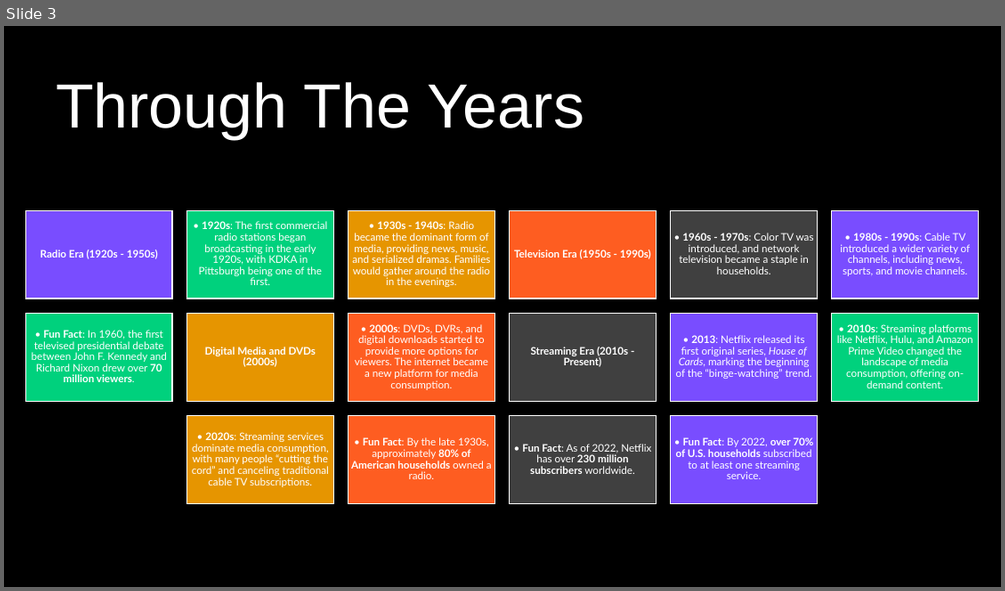
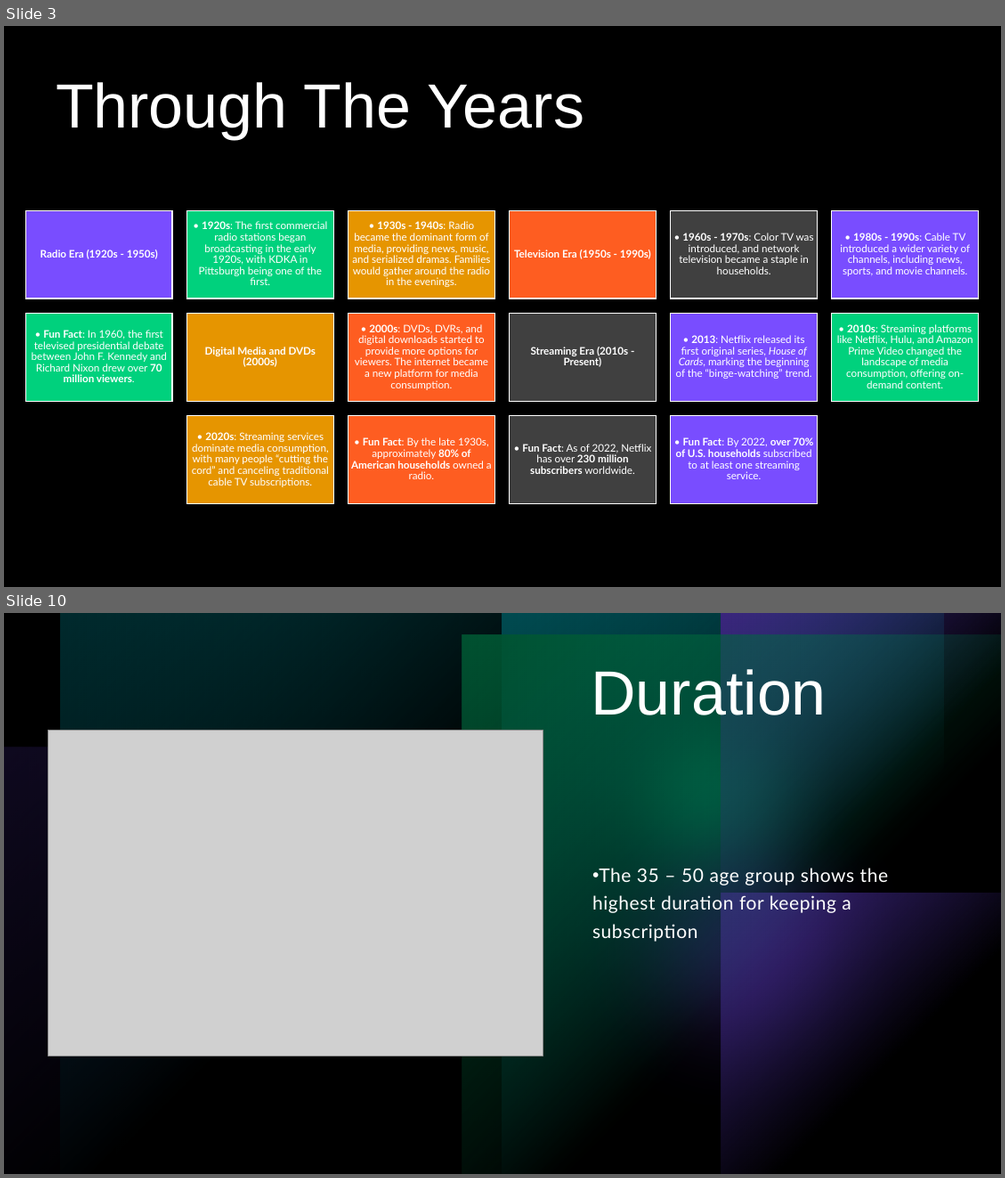
Before and after one commit to lanahuyen/media_tv, a slide deck: Presentation1.pptx. Shown one above the other, each under a label of ours: slide 3 before the commit, slides 3 and 10 after it; the slides between them are not shown. The pictures are 1005x591 and 1005x1178 pixels, drawn with LibreOffice and Linux fonts; fonts in the diff are those of the drawing; grey boxes stand for pictures. Boxes give left, top, right and bottom in pixels: in the first picture for what was removed or moved away, otherwise in the second. Text is boxed around its words. In the diff, an @@ line names an element or a change of style, - is before the commit and + after.

```diff
--- a/Presentation1.pptx
+++ b/Presentation1.pptx
@@ slide 10 added at bbox=[4, 613, 1001, 1174], background #000000; not listed: 5 template elements that a slide beside it also shows @@
@@ rectangle added at bbox=[4, 613, 1001, 1174], fill #000000 @@
@@ rectangle added at bbox=[4, 613, 1001, 1174], fill gradient #000000 @@
@@ group added at bbox=[4, 613, 1001, 1174]: 6 rectangles, 2 ellipses @@
@@ title added at bbox=[591, 669, 825, 715], 60 pt, text #FFFFFF @@
+Duration
@@ picture added at bbox=[48, 730, 543, 1055] @@
@@ text added at bbox=[592, 868, 888, 941], 18 pt, text #FFFFFF @@
+• The 35 – 50 age group shows the highest duration for keeping a subscription
```
Also in this commit, not shown: 1 slide changed, 8 other slides added, 1 slide removed, 1 other file.
